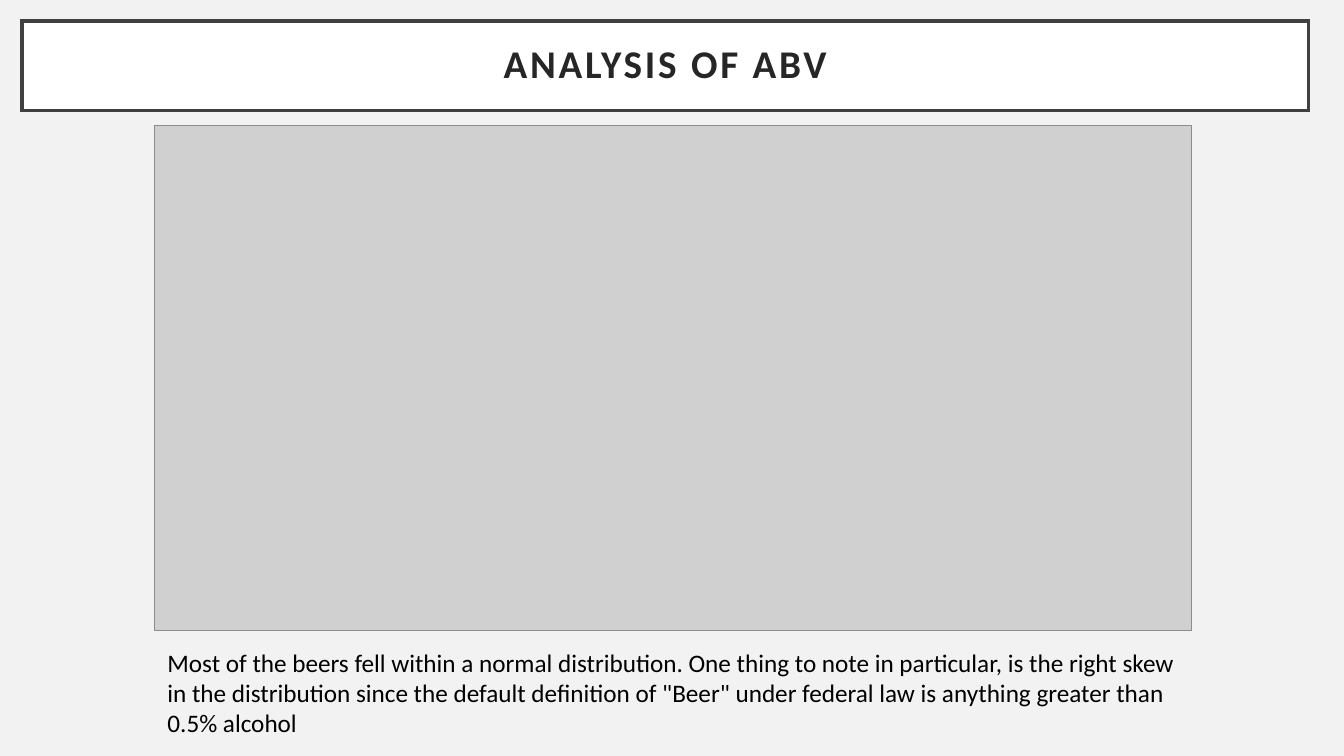
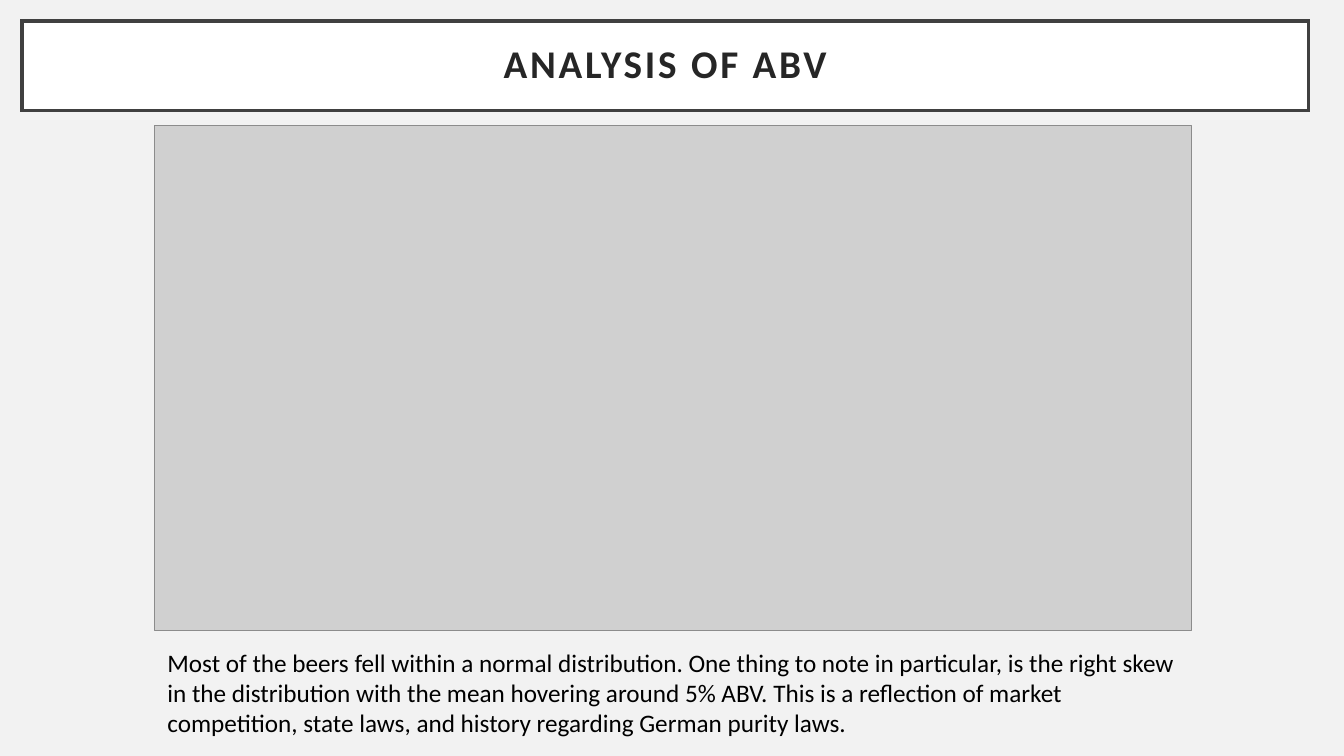
Before and after one commit to bensonnd/DS6306_David_Neil_Project_1, a slide deck: slide 7 of Analysis Presentations/Case Study 1 - David Wei, Neil Benson.pptx. Drawn at 1344x756 pixels with LibreOffice and Linux fonts; fonts in the diff are those of the drawing; grey boxes stand for pictures. Boxes give left, top, right and bottom in pixels: in the first picture for what was removed or moved away, otherwise in the second. Text is boxed around its words. In the diff, an @@ line names an element or a change of style, - is before the commit and + after.

```diff
--- a/Analysis Presentations/Case Study 1 - David Wei, Neil Benson.pptx
+++ b/Analysis Presentations/Case Study 1 - David Wei, Neil Benson.pptx
@@ text at <box>167,654,1174,737</box>: text changed @@
-Most of the beers fell within a normal distribution. One thing to note in particular, is the right skew in the distribution since the default definition of "Beer" under federal law is anything greater than 0.5% alcohol
+Most of the beers fell within a normal distribution. One thing to note in particular, is the right skew in the distribution with the mean hovering around 5% ABV. This is a reflection of market competition, state laws, and history regarding German purity laws.
```
Also in this commit, not shown: 4 other slides changed.
